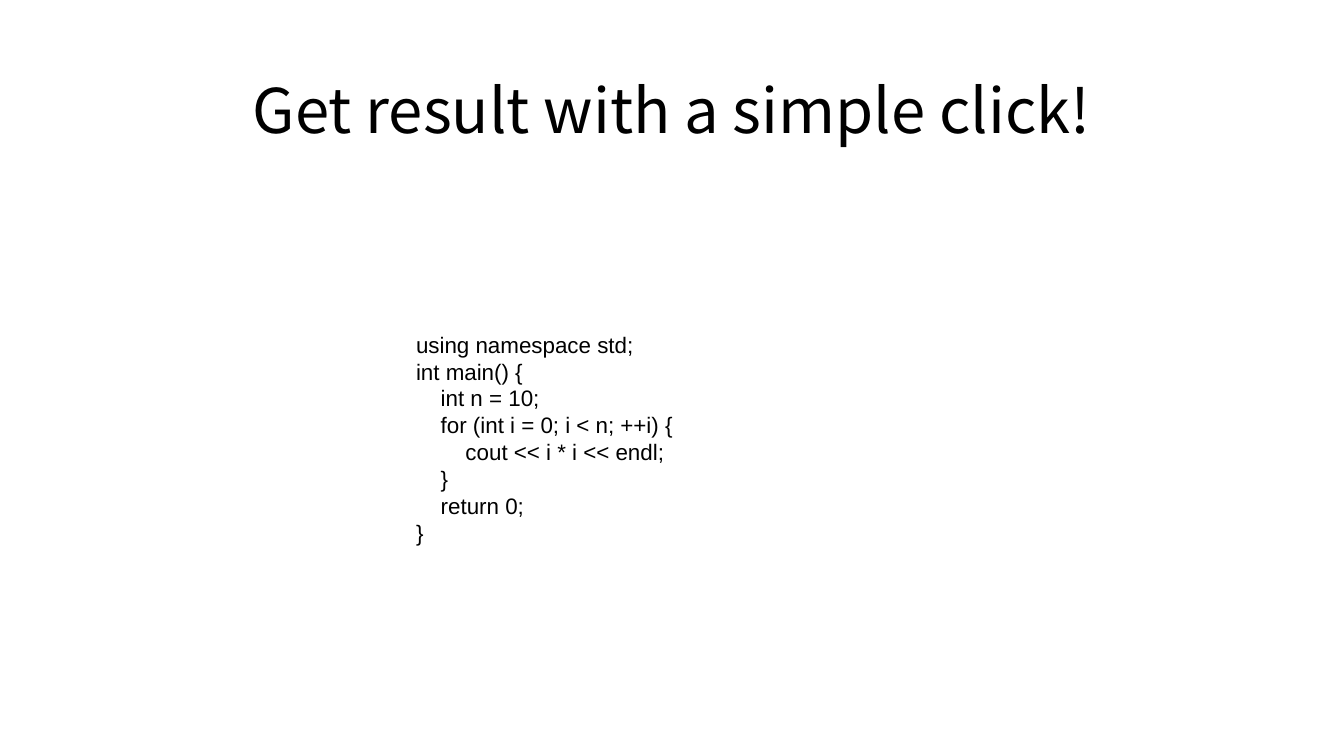
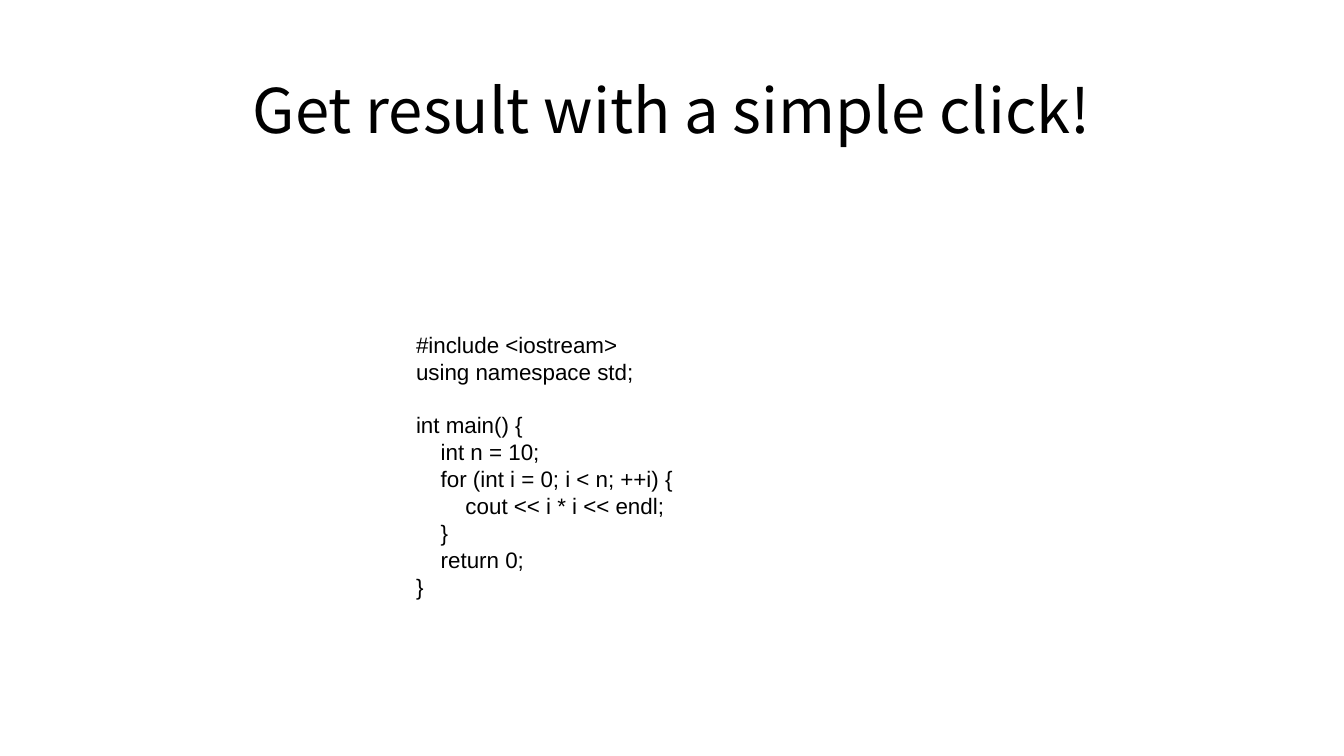
Before and after one commit to Jia-wei-Zhou/Geekppt, a slide deck: slide 1 of VSTO add-in/test_case/AddinTest.pptx. Drawn at 1344x756 pixels with LibreOffice and Linux fonts; fonts in the diff are those of the drawing. Boxes give left, top, right and bottom in pixels: in the first picture for what was removed or moved away, otherwise in the second. Text is boxed around its words. In the diff, an @@ line names an element or a change of style, - is before the commit and + after.

```diff
--- a/VSTO add-in/test_case/AddinTest.pptx
+++ b/VSTO add-in/test_case/AddinTest.pptx
@@ text at <box>416,336,617,354</box>: paragraph added @@
+#include <iostream>
```
Also in this commit, not shown: 1 other slide changed, 1 other file.
